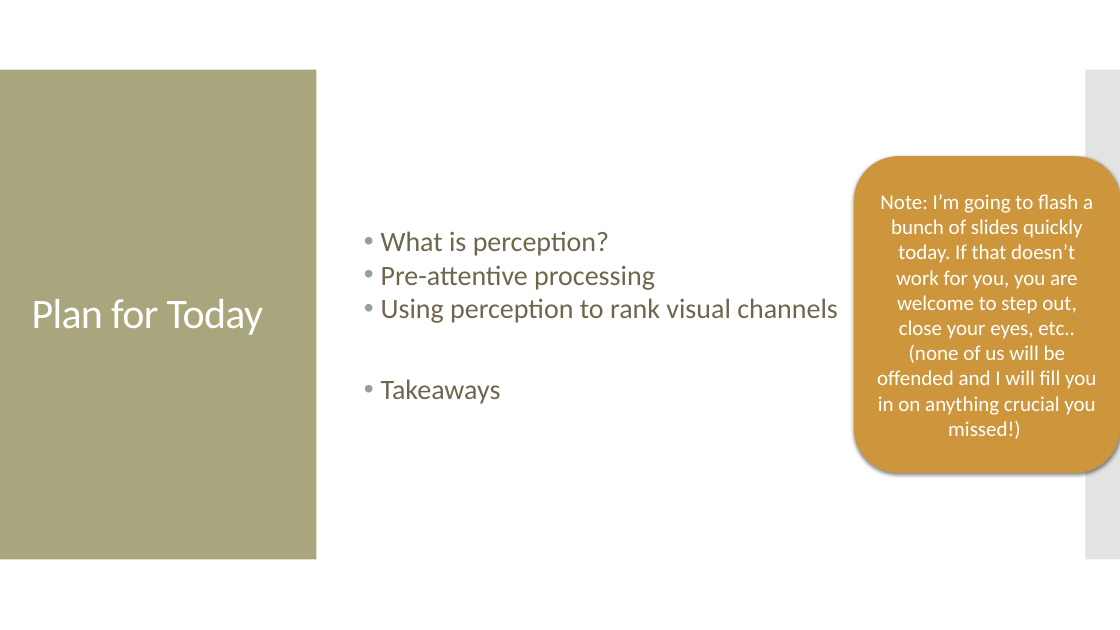
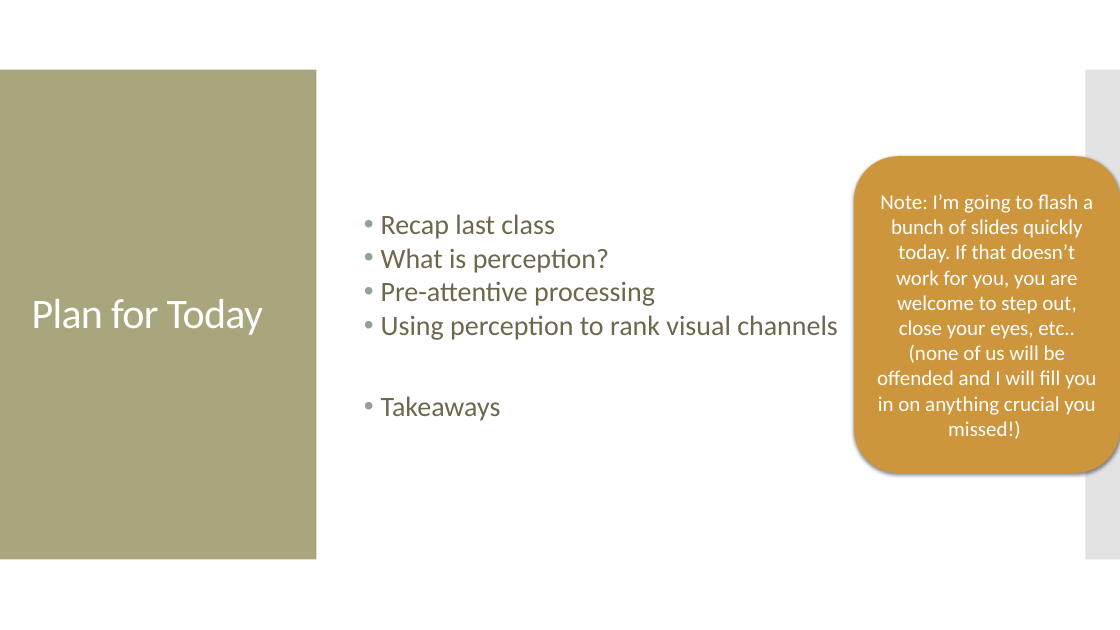
Before and after one commit to amosca01/SDS-CSC109, a slide deck: slide 4 of slides/04-perception.pptx (slide 2 before the commit). Drawn at 1120x630 pixels with LibreOffice and Linux fonts; fonts in the diff are those of the drawing. Boxes give left, top, right and bottom in pixels: in the first picture for what was removed or moved away, otherwise in the second. Text is boxed around its words. In the diff, an @@ line names an element or a change of style, - is before the commit and + after.

Commit message:
slides

```diff
--- a/slides/04-perception.pptx
+++ b/slides/04-perception.pptx
@@ text at (381,214,555,239): paragraph added @@
+• Recap last class
```
Also in this commit, not shown: 3 slides added, 4 other files.
